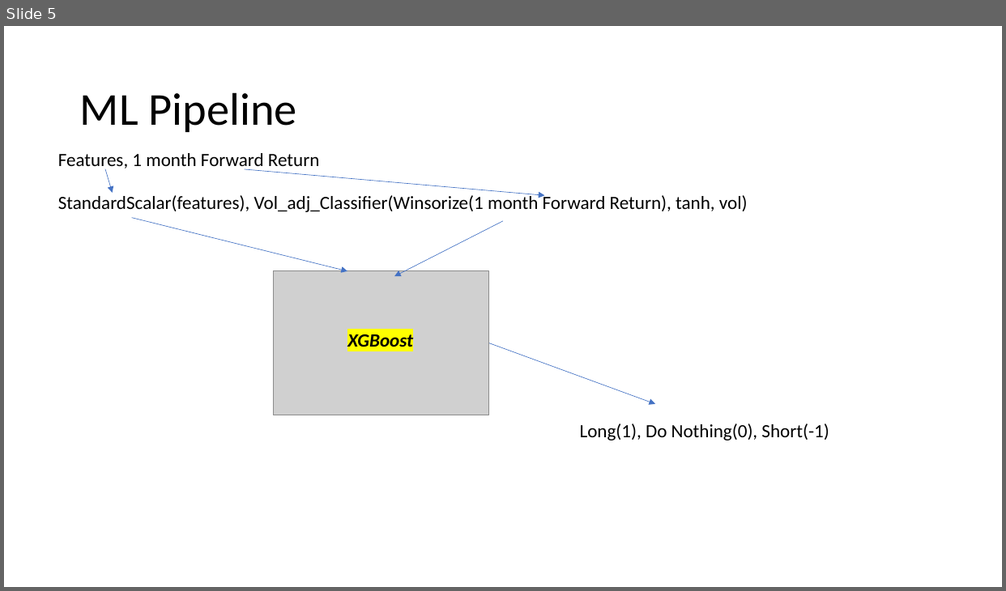
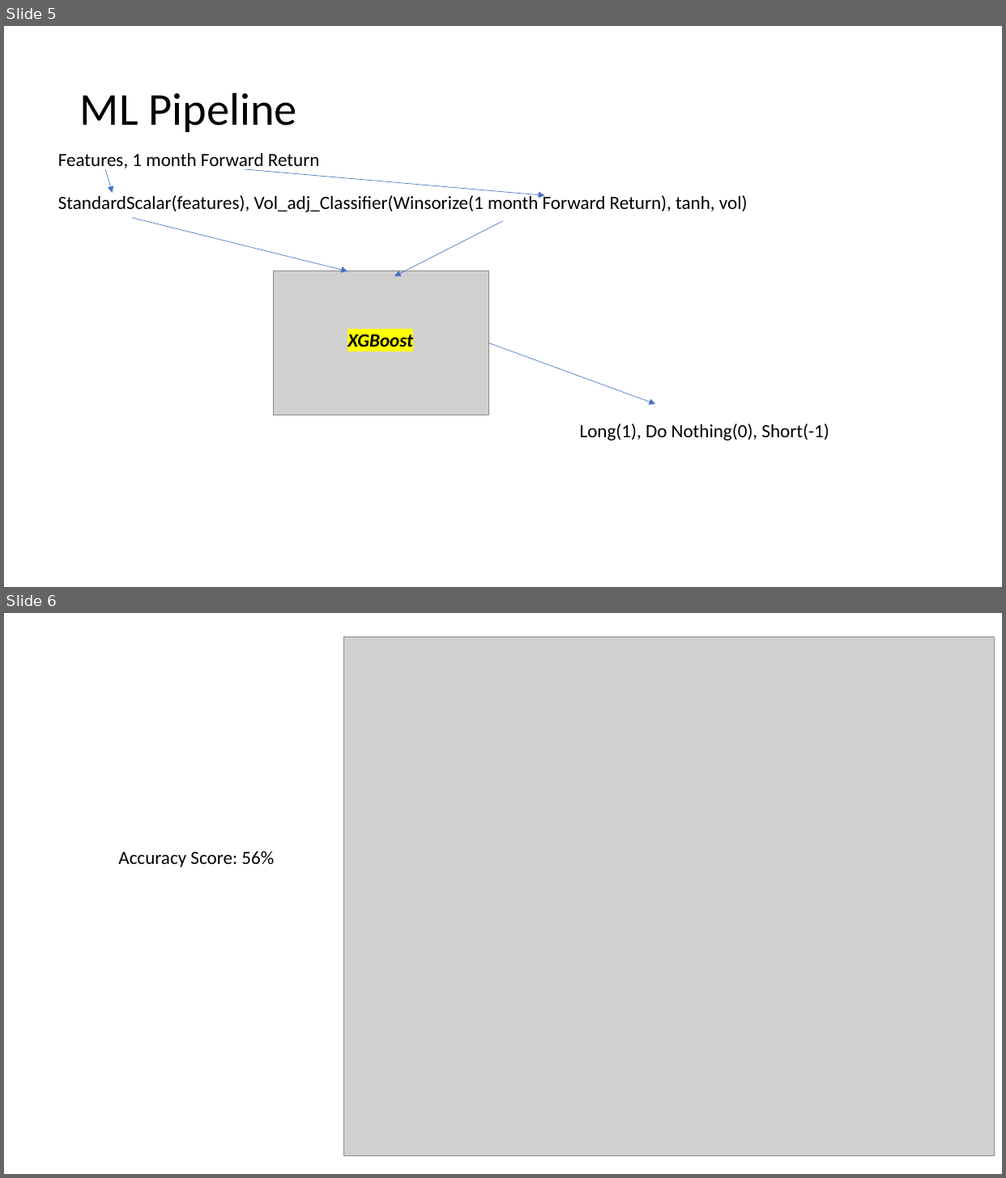
Before and after one commit to PedroCastro/Algothon2019, a slide deck: algothon_submission.pptx. Shown one above the other, each under a label of ours: slide 5 before the commit, slides 5 and 6 after it. The pictures are 1006x591 and 1006x1178 pixels, drawn with LibreOffice and Linux fonts; fonts in the diff are those of the drawing; grey boxes stand for pictures. Boxes give left, top, right and bottom in pixels: in the first picture for what was removed or moved away, otherwise in the second. Text is boxed around its words. In the diff, an @@ line names an element or a change of style, - is before the commit and + after.

```diff
--- a/algothon_submission.pptx
+++ b/algothon_submission.pptx
@@ slide 6 added at bbox=[4, 613, 1002, 1174], background #FFFFFF @@
@@ picture added at bbox=[344, 637, 995, 1156] @@
@@ text added at bbox=[118, 851, 274, 867], 18 pt, text #000000 @@
+Accuracy Score: 56%
```
Also in this commit, not shown: 2 slides changed, 1 slide removed, 1 other file.
